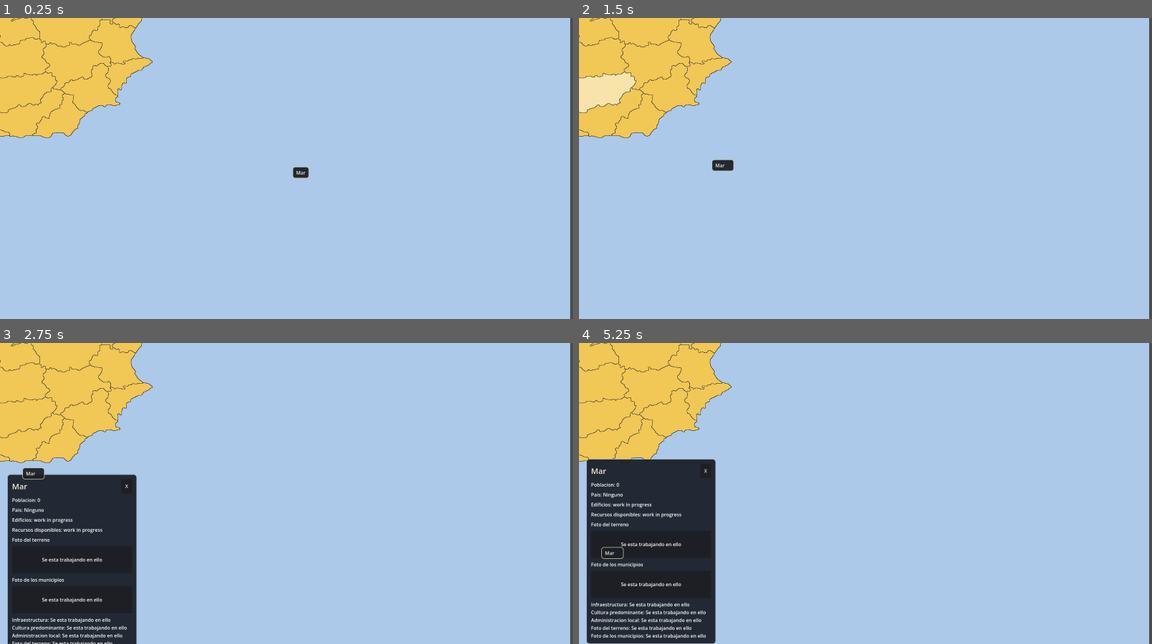
Above: before the commit, frames 1-4 (two rows, left to right).
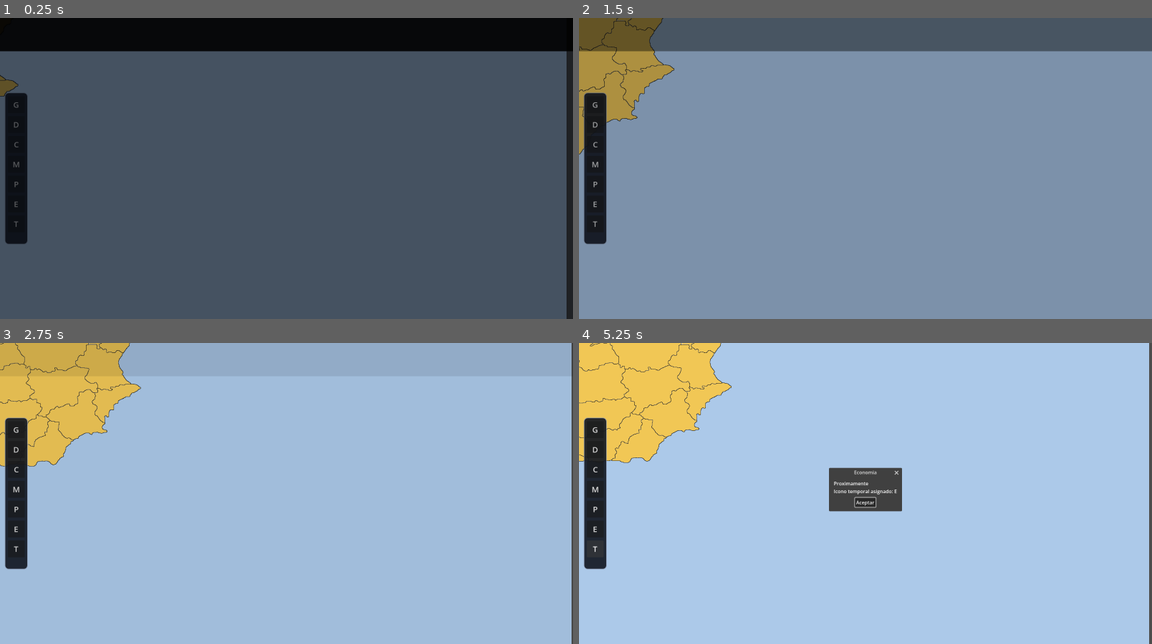
Above: after the commit, the same moments.

Repository: Marcoxis/Balance-of-Power
Game: Godot game, scene res://scenes/Main.tscn
The game is run twice, just before and just after one commit, with the same random seed, the same clock (stepped at 60 frames per second) and the same inputs. This scene is started directly instead of the project's main scene.
Inputs (mouse positions are in pixels of both pictures, inside the frame that each line leads up to):
- Up to frame 1 (0.25 s): no input
- Up to frame 2 (1.5 s): click (596, 105) at 0.5 s, where only the run after the commit has a clickable "G"; click "X" (after the commit: "D") at 1.25 s
- Up to frame 3 (2.75 s): click (17, 469) at 2 s, where only the run after the commit has a clickable "C"
- Up to frame 4 (5.25 s): click "X" (after the commit: "M") at 2.75 s; click (596, 508) at 3.5 s, where only the run after the commit has a clickable "P"; click "X" (after the commit: "E") at 4.25 s; click (596, 547) at 5 s, where only the run after the commit has a clickable "T"

The runs differ from the first frame. In frame 1, 100% of the frame differs, in the area x 0-100%, y 0-100%; in frame 2, 100%; in frame 3, 25%; in frame 4, 16%.

Commit message:
añadido menu a la derecha con diferentes ventanas para gestionar el pais y pequeña animacion al cargar una partida

Diff:
--- a/scripts/camera_2d.gd
+++ b/scripts/camera_2d.gd
@@ -10,8 +10,12 @@
 
 var arrastrando: bool = false
 var ultima_pos_raton: Vector2 = Vector2.ZERO
+var input_enabled: bool = true
 
 func _process(delta: float) -> void:
+	if not input_enabled:
+		return
+
 	var direccion: Vector2 = Vector2.ZERO
 
 	if Input.is_key_pressed(KEY_D):
@@ -27,6 +31,9 @@
 		position += direccion.normalized() * velocidad_teclado * delta
 
 func _input(event: InputEvent) -> void:
+	if not input_enabled:
+		return
+
 	if event is InputEventMouseButton:
 		if event.button_index == MOUSE_BUTTON_RIGHT:
 			arrastrando = event.pressed
--- a/scripts/textures.gd
+++ b/scripts/textures.gd
@@ -4,6 +4,7 @@
 
 @onready var white_map: TextureRect = $whiteMap
 @onready var color_map: TextureRect = $colorMap
+@onready var game_camera: Camera2D = $Camera2D
 
 # Overlay donde pintaremos colores por propietario
 var owner_overlay: TextureRect = null
@@ -19,8 +20,19 @@
 var pause_menu_panel: PanelContainer = null
 var hover_name_panel: PanelContainer = null
 var hover_name_label: Label = null
+var side_menu_panel: PanelContainer = null
+var intro_overlay: Control = null
+var intro_skip: Label = null
+var intro_fade_rect: ColorRect = null
+var intro_top_bar: ColorRect = null
+var intro_bottom_bar: ColorRect = null
+var intro_tween: Tween = null
 var province_info_dragging: bool = false
 var province_info_drag_offset: Vector2 = Vector2.ZERO
+var intro_cinematic_active: bool = false
+var intro_skip_requested: bool = false
+var intro_original_camera_position: Vector2 = Vector2.ZERO
+var intro_original_camera_zoom: Vector2 = Vector2.ONE
 
 # Managers (se crearan en tiempo de ejecucion)
 var province_manager: ProvinceManager = null
@@ -42,6 +54,7 @@
 const SELECTION_MAX_ALPHA: float = 0.62
 const SEA_RGB_KEY: int = (172 << 16) | (201 << 8) | 233
 const CUSTOM_CURSOR_PATH: String = "res://assets/ui/cursor.svg"
+const INTRO_ANIMATION_DURATION: float = 3.8
 
 func _rgb_key(r: int, g: int, b: int) -> int:
 	return (r << 16) | (g << 8) | b
@@ -186,9 +199,15 @@
 	_create_selection_ui()
 
 	call_deferred("_refresh_owner_overlay")
+	call_deferred("_start_intro_cinematic")
 
 func _process(delta: float) -> void:
-	_update_hover_name()
+	if intro_cinematic_active:
+		_update_intro_skip_hint()
+		if intro_skip_requested:
+			_end_intro_cinematic()
+	else:
+		_update_hover_name()
 
 	if selection_overlay == null or selected_province_gid == "":
 		return
@@ -305,6 +324,153 @@
 	_create_province_info_panel()
 	_create_pause_menu()
 	_create_hover_name_panel()
+	_create_side_menu()
+	_create_intro_overlay()
+
+func _create_side_menu() -> void:
+	side_menu_panel = PanelContainer.new()
+	side_menu_panel.name = "sideMenuPanel"
+	side_menu_panel.mouse_filter = Control.MOUSE_FILTER_STOP
+	side_menu_panel.anchor_left = 0.0
+	side_menu_panel.anchor_top = 0.5
+	side_menu_panel.anchor_right = 0.0
+	side_menu_panel.anchor_bottom = 0.5
+	side_menu_panel.offset_left = 16
+	side_menu_panel.offset_top = -252
+	side_menu_panel.offset_right = 80
+	side_menu_panel.offset_bottom = 252
+	ui_layer.add_child(side_menu_panel)
+
+	var panel_style: StyleBoxFlat = StyleBoxFlat.new()
+	panel_style.bg_color = Color(0.08, 0.1, 0.14, 0.92)
+	panel_style.border_width_left = 2
+	panel_style.border_width_top = 2
+	panel_style.border_width_right = 2
+	panel_style.border_width_bottom = 2
+	panel_style.border_color = Color(0.55, 0.6, 0.7, 0.85)
+	panel_style.corner_radius_top_left = 12
+	panel_style.corner_radius_top_right = 12
+	panel_style.corner_radius_bottom_left = 12
+	panel_style.corner_radius_bottom_right = 12
+	panel_style.content_margin_left = 10
+	panel_style.content_margin_top = 12
+	panel_style.content_margin_right = 10
+	panel_style.content_margin_bottom = 12
+	side_menu_panel.add_theme_stylebox_override("panel", panel_style)
+
+	var buttons_box: VBoxContainer = VBoxContainer.new()
+	buttons_box.add_theme_constant_override("separation", 10)
+	side_menu_panel.add_child(buttons_box)
+
+	var menu_buttons: Array = [
+		{"icon": "G", "title": "Gobierno"},
+		{"icon": "D", "title": "Diplomacia"},
+		{"icon": "C", "title": "Comercio"},
+		{"icon": "M", "title": "Militar"},
+		{"icon": "P", "title": "Poblacion"},
+		{"icon": "E", "title": "Economia"},
+		{"icon": "T", "title": "Tecnologia"}
+	]
+
+	for button_data in menu_buttons:
+		var button: Button = Button.new()
+		button.custom_minimum_size = Vector2(56, 56)
+		button.text = str(button_data["icon"])
+		button.tooltip_text = str(button_data["title"])
+		button.add_theme_font_size_override("font_size", 26)
+		button.pressed.connect(func(menu_title: String = str(button_data["title"]), menu_icon: String = str(button_data["icon"])) -> void:
+			_show_coming_soon_popup(menu_title, menu_icon)
+		)
+		buttons_box.add_child(button)
+
+func _create_intro_overlay() -> void:
+	intro_overlay = Control.new()
+	intro_overlay.name = "introOverlay"
+	intro_overlay.visible = false
+	intro_overlay.mouse_filter = Control.MOUSE_FILTER_STOP
+	intro_overlay.set_anchors_preset(Control.PRESET_FULL_RECT)
+	ui_layer.add_child(intro_overlay)
+
+	intro_fade_rect = ColorRect.new()
+	intro_fade_rect.color = Color(0.01, 0.02, 0.04, 0.68)
+	intro_fade_rect.set_anchors_preset(Control.PRESET_FULL_RECT)
+	intro_overlay.add_child(intro_fade_rect)
+
+	intro_top_bar = ColorRect.new()
+	intro_top_bar.color = Color.BLACK
+	intro_top_bar.set_anchors_preset(Control.PRESET_TOP_WIDE)
+	intro_top_bar.custom_minimum_size = Vector2(0, 110)
+	intro_overlay.add_child(intro_top_bar)
+
+	intro_bottom_bar = ColorRect.new()
+	intro_bottom_bar.color = Color.BLACK
+	intro_bottom_bar.set_anchors_preset(Control.PRESET_BOTTOM_WIDE)
+	intro_bottom_bar.custom_minimum_size = Vector2(0, 110)
+	intro_overlay.add_child(intro_bottom_bar)
+
+	intro_skip = Label.new()
+	intro_skip.text = "Pulsa clic, Enter o Esc para saltar"
+	intro_skip.horizontal_alignment = HORIZONTAL_ALIGNMENT_RIGHT
+	intro_skip.add_theme_font_size_override("font_size", 16)
+	intro_skip.add_theme_color_override("font_color", Color(0.72, 0.76, 0.82, 0.85))
+	intro_skip.set_anchors_preset(Control.PRESET_BOTTOM_RIGHT)
+	intro_skip.position = Vector2(0, -52)
+	intro_overlay.add_child(intro_skip)
+
+func _update_intro_skip_hint() -> void:
+	if intro_skip == null:
+		return
+	intro_skip.modulate.a = 0.55 + (sin(Time.get_ticks_msec() / 180.0) + 1.0) * 0.18
+
+func _start_intro_cinematic() -> void:
+	if intro_overlay == null or game_camera == null:
+		return
+
+	intro_cinematic_active = true
+	intro_skip_requested = false
+	intro_overlay.visible = true
+	hover_name_panel.visible = false
+	if pause_menu_panel != null:
+		pause_menu_panel.visible = false
+	if province_info_panel != null:
+		province_info_panel.visible = false
+
+	game_camera.input_enabled = false
+	intro_original_camera_position = game_camera.position
+	intro_original_camera_zoom = game_camera.zoom
+	game_camera.position = intro_original_camera_position + Vector2(260, -160)
+	game_camera.zoom = intro_original_camera_zoom + Vector2(0.35, 0.35)
+	intro_fade_rect.color = Color(0.01, 0.02, 0.04, 0.68)
+	intro_top_bar.color = Color.BLACK
+	intro_bottom_bar.color = Color.BLACK
+
+	intro_tween = create_tween()
+	intro_tween.set_parallel(true)
+	intro_tween.tween_property(game_camera, "position", intro_original_camera_position, INTRO_ANIMATION_DURATION).set_trans(Tween.TRANS_SINE).set_ease(Tween.EASE_OUT)
+	intro_tween.tween_property(game_camera, "zoom", intro_original_camera_zoom, INTRO_ANIMATION_DURATION).set_trans(Tween.TRANS_SINE).set_ease(Tween.EASE_OUT)
+	intro_tween.tween_property(intro_fade_rect, "color:a", 0.0, INTRO_ANIMATION_DURATION).set_trans(Tween.TRANS_SINE).set_ease(Tween.EASE_OUT)
+	intro_tween.tween_property(intro_top_bar, "color:a", 0.0, INTRO_ANIMATION_DURATION).set_trans(Tween.TRANS_SINE).set_ease(Tween.EASE_OUT)
+	intro_tween.tween_property(intro_bottom_bar, "color:a", 0.0, INTRO_ANIMATION_DURATION).set_trans(Tween.TRANS_SINE).set_ease(Tween.EASE_OUT)
+	await intro_tween.finished
+	if not intro_cinematic_active:
+		return
+	_end_intro_cinematic()
+
+func _end_intro_cinematic() -> void:
+	if not intro_cinematic_active and intro_tween == null:
+		return
+
+	if intro_tween != null:
+		intro_tween.kill()
+		intro_tween = null
+
+	intro_cinematic_active = false
+	intro_skip_requested = false
+	if intro_overlay != null:
+		intro_overlay.visible = false
+	game_camera.position = intro_original_camera_position
+	game_camera.zoom = intro_original_camera_zoom
+	game_camera.input_enabled = true
 
 func _create_hover_name_panel() -> void:
 	hover_name_panel = PanelContainer.new()
@@ -338,11 +504,16 @@
 	if hover_name_panel == null or color_map_image == null or white_map.size == Vector2.ZERO:
 		return
 
-	if get_tree().paused:
+	if get_tree().paused or intro_cinematic_active:
 		hover_name_panel.visible = false
 		return
 
 	var mouse_pos: Vector2 = get_viewport().get_mouse_position()
+	if side_menu_panel != null:
+		var side_menu_rect: Rect2 = Rect2(side_menu_panel.global_position, side_menu_panel.size)
+		if side_menu_rect.has_point(mouse_pos):
+			hover_name_panel.visible = false
+			return
 	var white_rect: Rect2 = Rect2(white_map.global_position, white_map.size)
 	if not white_rect.has_point(mouse_pos):
 		hover_name_panel.visible = false
@@ -596,10 +767,13 @@
 func _quit_game() -> void:
 	get_tree().quit()
 
-func _show_coming_soon_popup(title: String) -> void:
+func _show_coming_soon_popup(title: String, icon_label: String = "") -> void:
 	var dialog: AcceptDialog = AcceptDialog.new()
 	dialog.title = title
-	dialog.dialog_text = "Proximamente"
+	if icon_label == "":
+		dialog.dialog_text = "Proximamente"
+	else:
+		dialog.dialog_text = "Proximamente\nIcono temporal asignado: %s" % icon_label
 	dialog.ok_button_text = "Aceptar"
 	ui_layer.add_child(dialog)
 	dialog.popup_centered()
@@ -633,6 +807,15 @@
 	previous_selected_gid = gid
 
 func _unhandled_input(event):
+	if intro_cinematic_active:
+		if event is InputEventKey and event.pressed:
+			if event.keycode == KEY_ESCAPE or event.keycode == KEY_ENTER or event.keycode == KEY_KP_ENTER or event.keycode == KEY_SPACE:
+				intro_skip_requested = true
+				return
+		if event is InputEventMouseButton and event.pressed:
+			intro_skip_requested = true
+			return
+
 	if event.is_action_pressed("ui_cancel"):
 		if province_info_panel != null and province_info_panel.visible:
 			province_info_dragging = false
